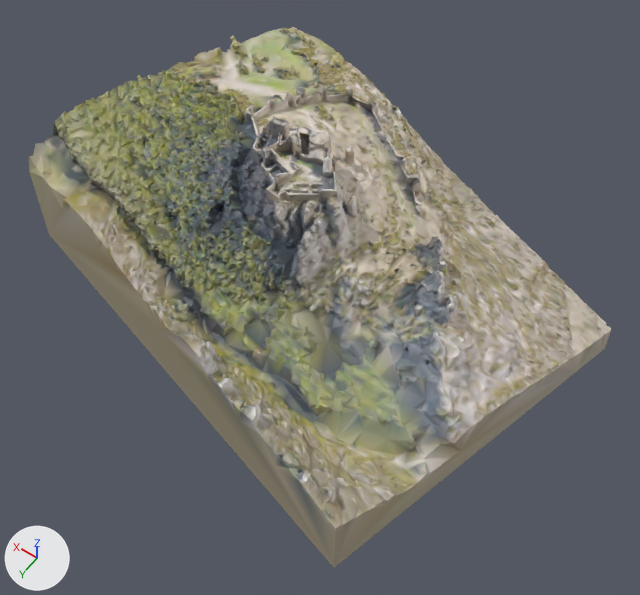
Two versions of the glTF model adventure-game/assets/castle-loarre.glb, one commit apart.
The view is the same before and after, from a camera (50 mm lens) standing at (-141.0, 192.0, 271.0) and looking at (-21.0, 25.0, 7.0). Lighting does not change. The marker at lower left points along +X, +Y and +Z. The picture after the commit comes second.

Before the edit, the objects in view are built like this:
```python
me_geometry_0 = bpy.data.meshes.new('geometry_0')
me_geometry_0.from_pydata(...)  # 19930 vertices, 39905 faces; spans x -117.0..103.0, y -82.0..101.0, z -14.0..61.0
me_geometry_0.materials.append(mat_defaultmaterial)
ob_geometry_0 = bpy.data.objects.new('geometry_0', me_geometry_0)
ob_geometry_0.location = (0.0, 0.0, 0.0)
```
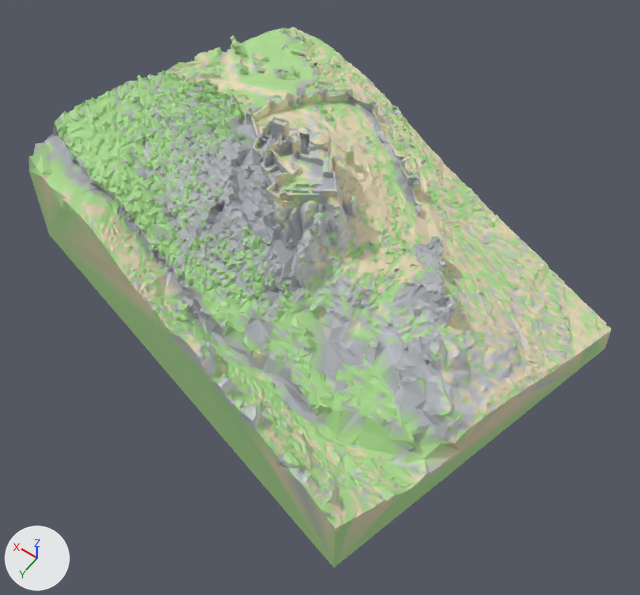
Boxes [x1, y1, x2, y2] around the edits, measured in the pictures (640 x 595 px):
part 1 of me_geometry_0, recoloured (lighter): [29, 27, 611, 568] in both

Edits to the bpy script that builds the scene:
```text
Change me_geometry_0:
    where me_geometry_0.from_pydata(...)  # 19930 vertices, 39905 faces; spans x -117.0..103.0, y -82.0..101.0, z -14.0..61.0
    used by ob_geometry_0; location = (0.0, 0.0, 0.0)
    me_geometry_0 part 1: 39905 faces centred in x -116.0..101.0, y -81.0..100.0, z -14.0..61.0 are repainted in the vertex colours, in many colours
```
